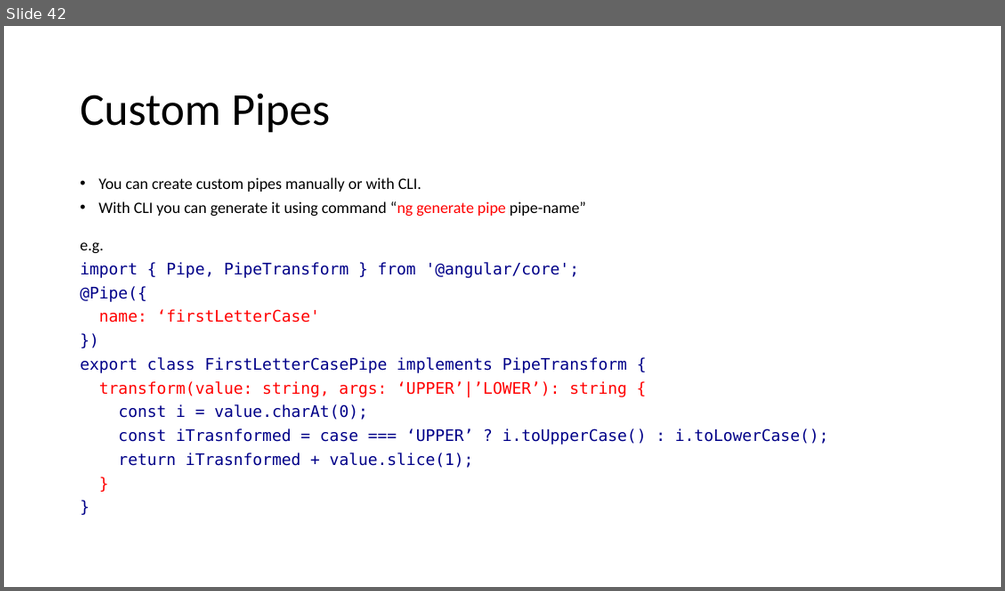
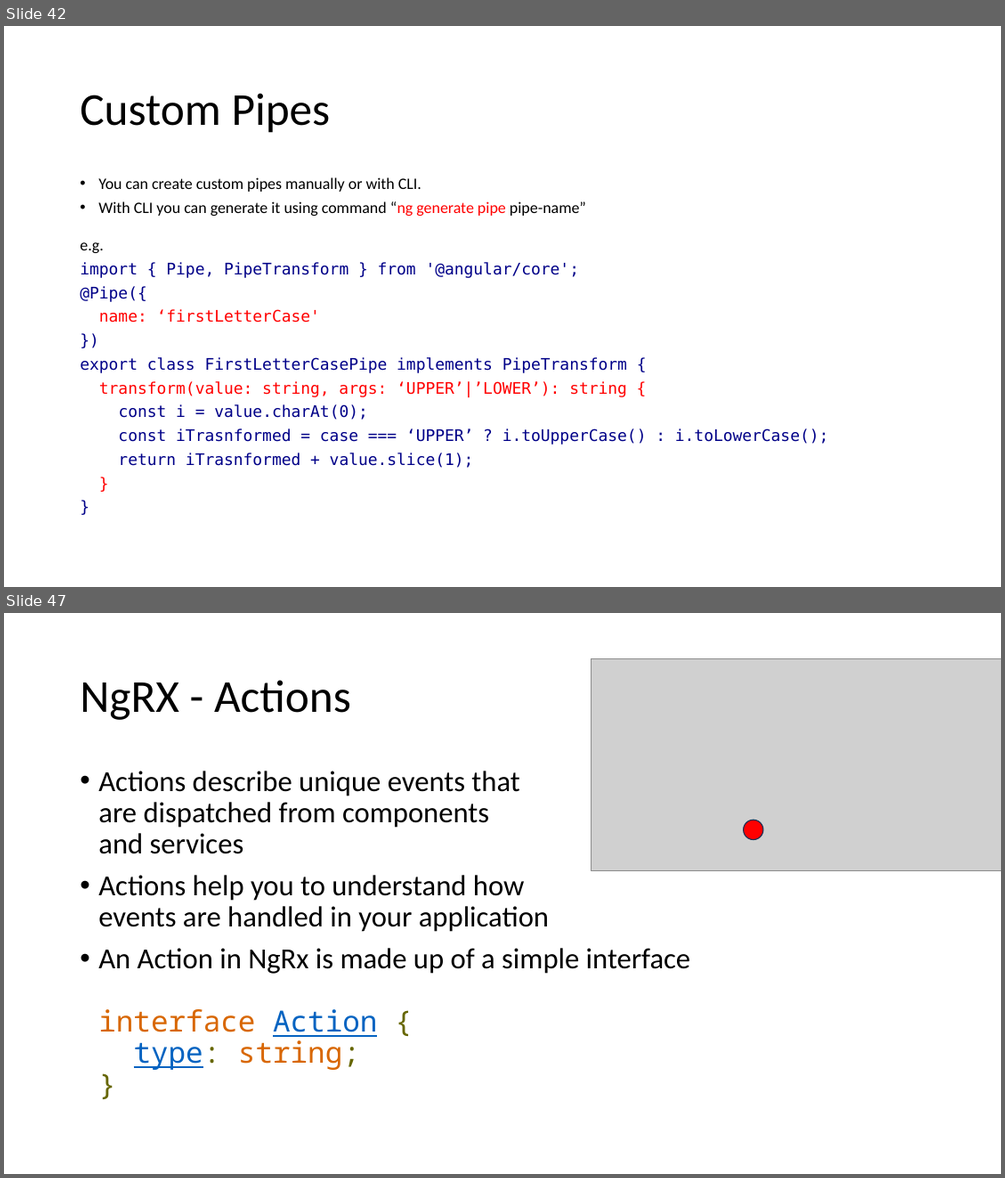
Before and after one commit to aarciab/angular, a slide deck: 1_Angular.pptx. Shown one above the other, each under a label of ours: slide 42 before the commit, slides 42 and 47 after it; the slides between them are not shown. The pictures are 1005x591 and 1005x1178 pixels, drawn with LibreOffice and Linux fonts; fonts in the diff are those of the drawing; grey boxes stand for pictures. Boxes give left, top, right and bottom in pixels: in the first picture for what was removed or moved away, otherwise in the second. Text is boxed around its words. In the diff, an @@ line names an element or a change of style, - is before the commit and + after.

```diff
--- a/1_Angular.pptx
+++ b/1_Angular.pptx
@@ slide 47 added at (4,613,1001,1174), background #FFFFFF @@
@@ picture added at (591,658,1001,871) @@
@@ title added at (80,680,351,720), 44 pt, text #000000 @@
+NgRX - Actions
@@ text added at (98,771,690,1070), 28 pt, text #000000 @@
+• Actions describe unique events that
+  are dispatched from components
+  and services
+• Actions help you to understand how
+  events are handled in your application
+• An Action in NgRx is made up of a simple interface
+  interface Action {
+  type: string;
+  }
@@ ellipse added at (744,820,764,840), fill #FF0000, outline #1E3256 1 pt @@
```
Also in this commit, not shown: 10 other slides added, 12 other files.
